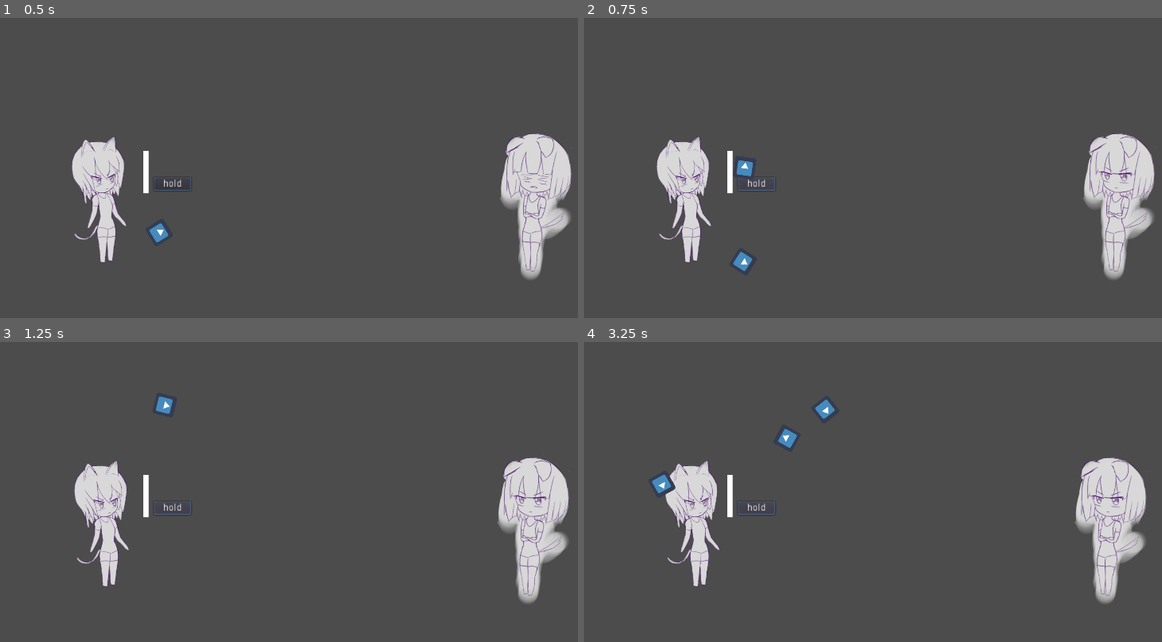
Above: before the commit, frames 1-4 (two rows, left to right).
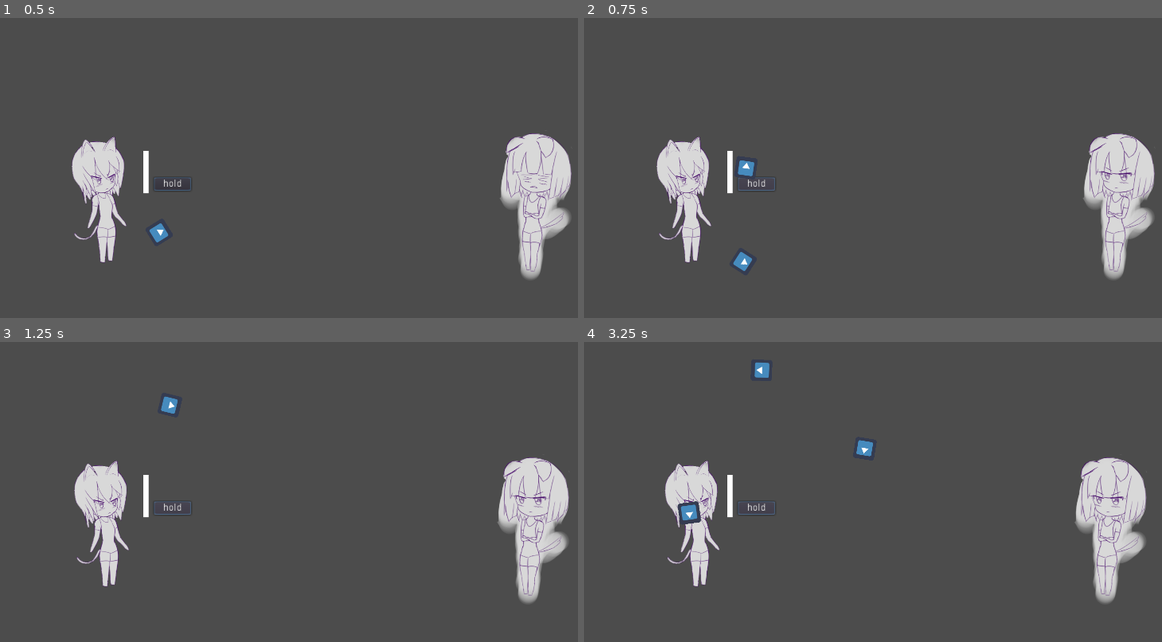
Above: after the commit, the same moments.

Repository: BeatMil/cat_vs_dog
Game: Godot game, scene res://scene/fight.tscn
The game is run twice, just before and just after one commit, with the same random seed, the same clock (stepped at 60 frames per second) and the same inputs. The engine's default icon, where the game draws it, is replaced by a stand-in: a white triangle on a blue panel in a dark square.
Inputs:
- Up to frame 1 (0.5 s): no input
- Up to frame 2 (0.75 s): click "hold" at 0.5 s
- Up to frame 3 (1.25 s): no input
- Up to frame 4 (3.25 s): click "hold" at 1.25 s; click "hold" at 2 s

Frame 1 is identical in both runs. In frame 2, less than 0.1% of the frame differs, in the area x 26-30%, y 47-53%; in frame 3, 0.1%; in frame 4, 0.9%, in the area x 11-50%, y 6-61%.

Commit message:
nothing much just relearning how godot works!

Diff:
--- a/script/ball.gd
+++ b/script/ball.gd
@@ -3,19 +3,20 @@
 
 
 # x axis power should be around 0 - 1000
-var POWER = Vector2(100,-800)
+# x will be set by the power_bar
+var POWER = Vector2(0,-800)
 
 func _ready():
-	set_bounce(1)
-	set_gravity_scale(6)
-	add_torque(5000)
+	set_bounce(1) # You know this one right?
+	set_gravity_scale(6) # needed otherwise ball will float so high
+	add_torque(5000) # spin the ball~
 
 # func _integrate_forces(state):
 	# pass
 
 func apply_force2(fire_power):
-	POWER.x = fire_power
-	apply_central_impulse(POWER)
+	POWER.x = fire_power 		 # set fire power
+	apply_central_impulse(POWER) # lunch the ball!
 
 
 func _on_VisibilityNotifier2D_screen_exited():
--- a/script/fight.gd
+++ b/script/fight.gd
@@ -4,20 +4,15 @@
 
 var BALL = preload("res://prefabs/ball.tscn")
 
-# Called when the node enters the scene tree for the first time.
 func _ready():
 	$power_bar/Button.grab_focus()
 	print("beat is the best!")
 
 
-# Called every frame. 'delta' is the elapsed time since the previous frame.
 func _process(delta):
 	# always times delta
-	$dog.move_local_x(-10 * delta)
-	$cat.move_local_x(10 * delta)
-
-func _physics_process(delta):
-	pass
+	$dog.move_local_x(-10 * delta) # move dog
+	$cat.move_local_x(10 * delta) # move cat
 
 
 func _on_power_bar_fire(fire_power):
--- a/script/power_bar.gd
+++ b/script/power_bar.gd
@@ -3,6 +3,7 @@
 
 onready var progress = $TextureProgress
 signal fire
+var step = 50 # how fast the bar goes up
 
 func _ready():
 	progress.value = 0 # set power to 0 at start
@@ -14,7 +15,7 @@
 	if progress.value == progress.max_value:
 		progress.value = 0
 	else:
-		progress.value += 25
+		progress.value += step
 #	progress.value += 1 if progress.value < progress.max_value else 0
 # the shorten if else is better used for assigning value
 
@@ -26,5 +27,5 @@
 	var fire_power = progress.value
 	emit_signal("fire", fire_power)
 	$Timer.stop()
-	print(fire_power)
+	print("fire_power: ",fire_power)
 	progress.value = 0
